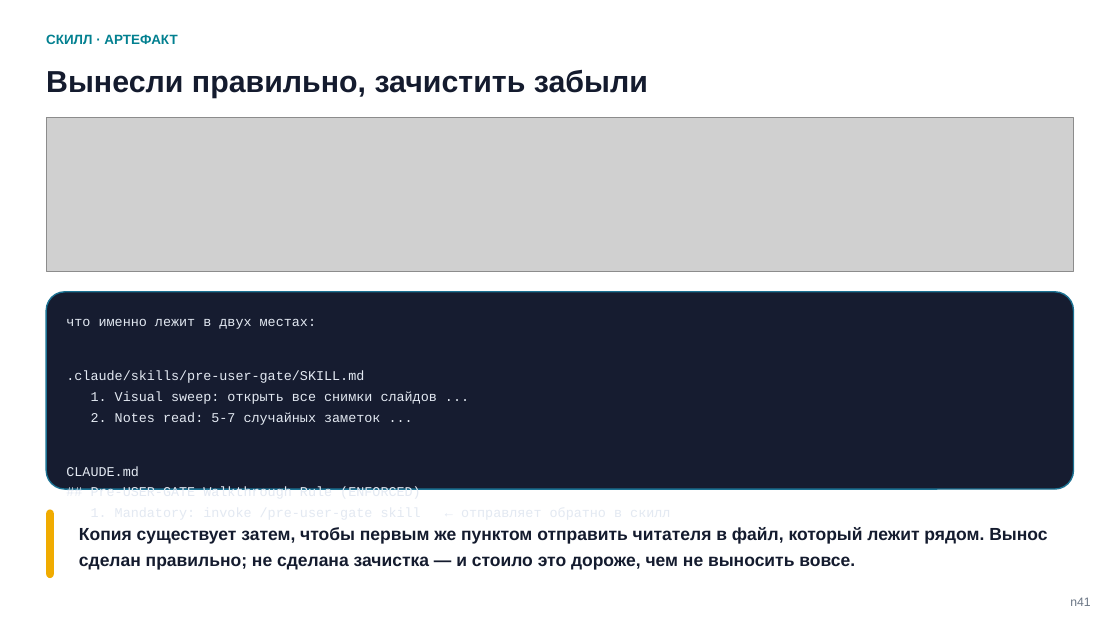
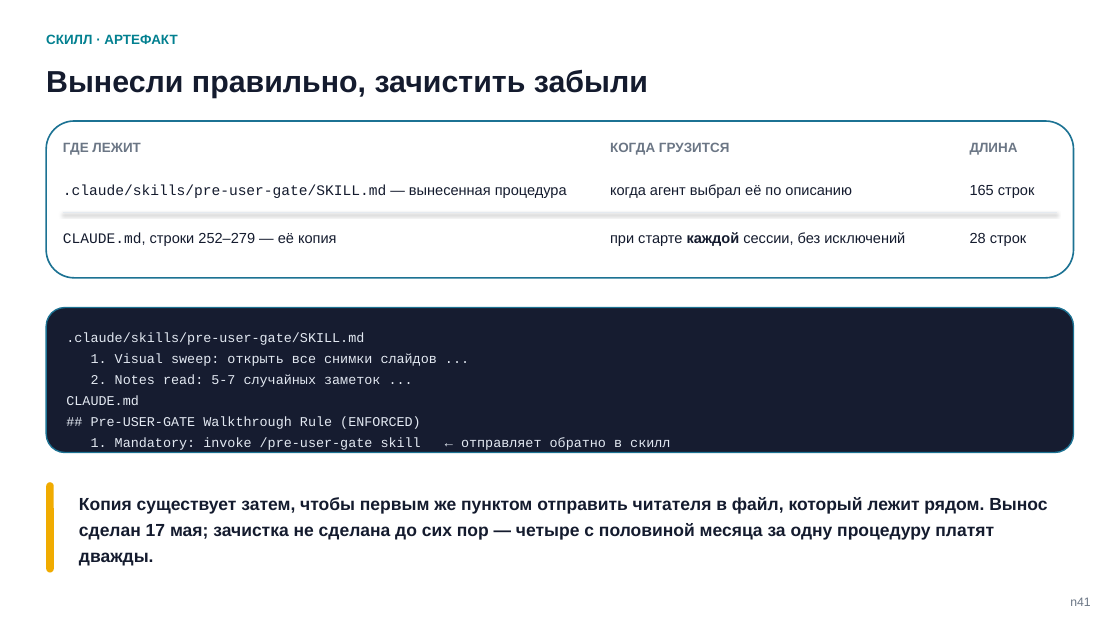
Before and after one commit to tellina-study/AI-usage-lessons, a slide deck: slide 42 of library/seminars/sem-05/rendered/sem-05.pptx. Drawn at 1120x630 pixels with LibreOffice and Linux fonts; fonts in the diff are those of the drawing; grey boxes stand for pictures. Boxes give left, top, right and bottom in pixels: in the first picture for what was removed or moved away, otherwise in the second. Text is boxed around its words. In the diff, an @@ line names an element or a change of style, - is before the commit and + after.

```diff
--- a/library/seminars/sem-05/rendered/sem-05.pptx
+++ b/library/seminars/sem-05/rendered/sem-05.pptx
@@ picture removed at (x1=46, y1=118, x2=1074, y2=271) @@
@@ rounded rectangle added at (x1=46, y1=121, x2=1074, y2=278), fill #FFFFFF, outline #1C7293 1.4 pt @@
@@ text added at (x1=63, y1=143, x2=140, y2=155), 11.5 pt, text #6B7685, bold @@
+ГДЕ ЛЕЖИТ
@@ text added at (x1=610, y1=142, x2=729, y2=155), 11.5 pt, text #6B7685, bold @@
+КОГДА ГРУЗИТСЯ
@@ text added at (x1=970, y1=143, x2=1018, y2=155), 11.5 pt, text #6B7685, bold @@
+ДЛИНА
@@ text added at (x1=63, y1=184, x2=567, y2=198), 12.5 pt, text #141B2E @@
+.claude/skills/pre-user-gate/SKILL.md — вынесенная процедура
@@ text added at (x1=610, y1=184, x2=852, y2=198), 12.5 pt, text #141B2E @@
+когда агент выбрал её по описанию
@@ text added at (x1=970, y1=185, x2=1035, y2=198), 12.5 pt, text #141B2E @@
+165 строк
@@ line added from (63, 213) to (1057, 213), #E5EAF0 0.75 pt @@
@@ text added at (x1=63, y1=233, x2=337, y2=246), 12.5 pt, text #141B2E @@
+CLAUDE.md, строки 252–279 — её копия
@@ text added at (x1=610, y1=232, x2=905, y2=246), 12.5 pt, text #141B2E @@
+при старте каждой сессии, без исключений
@@ text added at (x1=970, y1=233, x2=1027, y2=246), 12.5 pt, text #141B2E @@
+28 строк
@@ rounded rectangle resized from (x1=46, y1=292, x2=1074, y2=489) to (x1=46, y1=308, x2=1074, y2=453) @@
@@ rounded rectangle at (x1=46, y1=308, x2=1074, y2=453): proportions changed @@
@@ text at (x1=66, y1=318, x2=316, y2=329): paragraph removed @@
-что именно лежит в двух местах:
@@ text ".claude/skills/pre-user-gate/SKILL.md" moved from (x1=66, y1=318, x2=437, y2=490) to (x1=66, y1=332, x2=670, y2=450) @@
@@ rounded rectangle resized from (x1=46, y1=510, x2=54, y2=579) to (x1=46, y1=482, x2=54, y2=572) @@
@@ text at (x1=79, y1=497, x2=1047, y2=566): text changed @@
-Копия существует затем, чтобы первым же пунктом отправить читателя в файл, который лежит рядом. Вынос сделан правильно; не сделана зачистка — и стоило это дороже, чем не выносить вовсе.
+Копия существует затем, чтобы первым же пунктом отправить читателя в файл, который лежит рядом. Вынос сделан 17 мая; зачистка не сделана до сих пор — четыре с половиной месяца за одну процедуру платят дважды.
```
Also in this commit, not shown: 4 other slides changed, 1 slide added, 1 slide removed, 12 other files.
